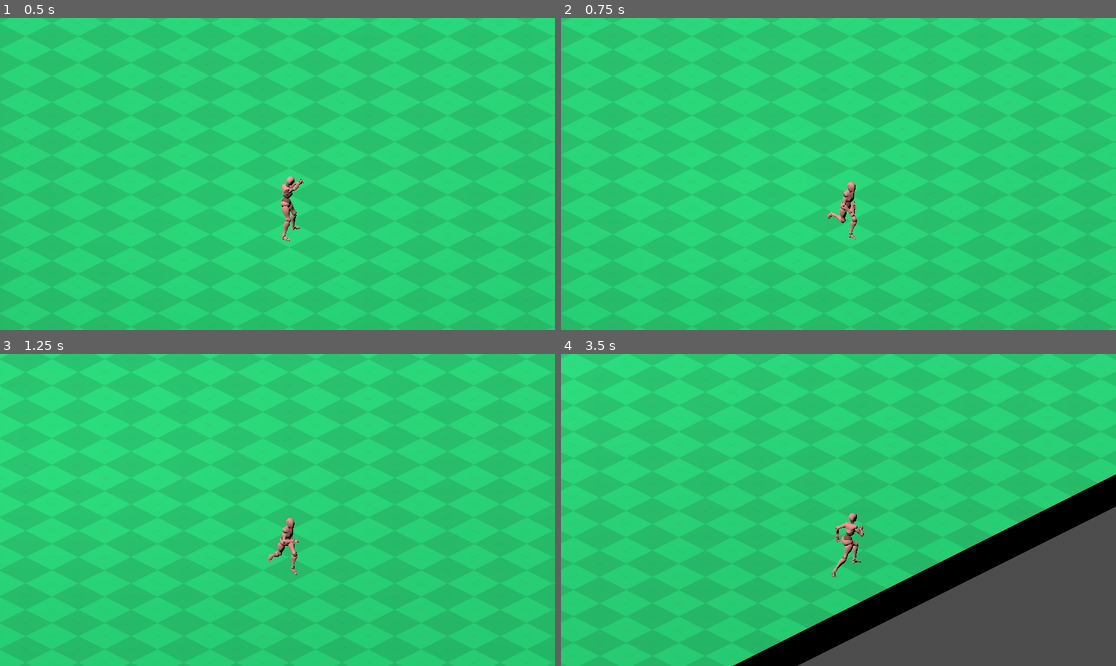
Above: before the commit, frames 1-4 (two rows, left to right).
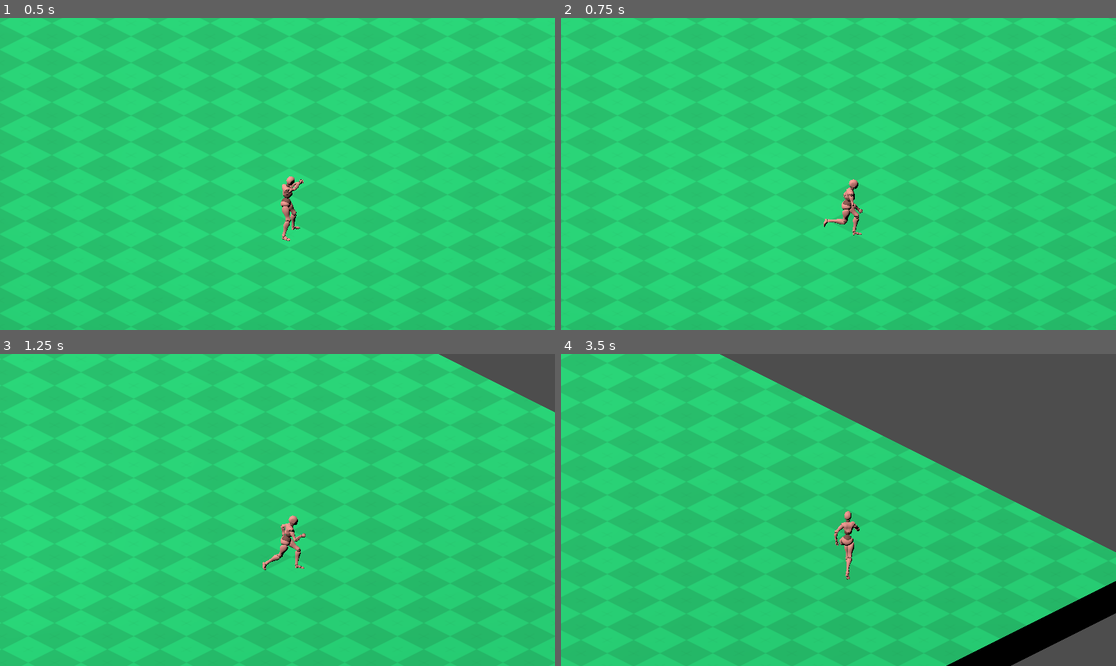
Above: after the commit, the same moments.

Repository: somxr/before-the-sun-rises
Game: Godot game, scene res://scenes/main.tscn
Same seed, same stepped clock (60 frames per second), same inputs: the game is played once before the commit and once after it.
Inputs:
- Up to frame 1 (0.5 s): no input
- Up to frame 2 (0.75 s): tap Enter (ui_accept) at 0.5 s; hold D (right) from 0.53 s (still down)
- Up to frame 3 (1.25 s): keep holding D (right); tap Enter (ui_accept) at 0.77 s
- Up to frame 4 (3.5 s): release D (right) at 1.28 s; hold S (backward) 1.28-2.03 s; tap Enter (ui_accept) at 1.52, 3.02 s; hold D (right) 2.03-2.78 s; hold W (forward) from 2.78 s (still down)

Frame 1 is identical in both runs. In frame 2, 1.7% of the frame differs, in the area x 0-100%, y 0-100%; in frame 3, 21%; in frame 4, 46%.

Commit message:
rotated the movement to match camera, lazy fix

Diff:
--- a/scripts/player/player.gd
+++ b/scripts/player/player.gd
@@ -33,7 +33,19 @@
 	# Get the input direction and handle the movement/deceleration.
 	# As good practice, you should replace UI actions with custom gameplay actions.
 	var input_dir := Input.get_vector("left", "right", "forward", "backward")
-	var direction := (transform.basis * Vector3(input_dir.x, 0, input_dir.y)).normalized()
+
+	# I had the direction working based on the world transform basis
+	# since the camera's rotated 45 degrees, I want to rotate all the input by 45 degrees counter clockwise also
+	# using the rotation matrix multiplication explained at the top of this wikipedia page
+	# https://en.wikipedia.org/wiki/Rotation_matrix
+	# lazy solution, would be better to actually reference the camera and calculate the correct directions no matter what way it's rotated
+	var rotated_input = Vector2(
+	input_dir.x * cos(deg_to_rad(-45)) - input_dir.y * sin(deg_to_rad(-45)),
+	input_dir.x * sin(deg_to_rad(-45)) + input_dir.y * cos(deg_to_rad(-45))
+	)
+	var direction := (transform.basis * Vector3(rotated_input.x, 0, rotated_input.y)).normalized()
+
+
 
 	#WALKING LOGIC
 	#when a direction is detected you can start walking
